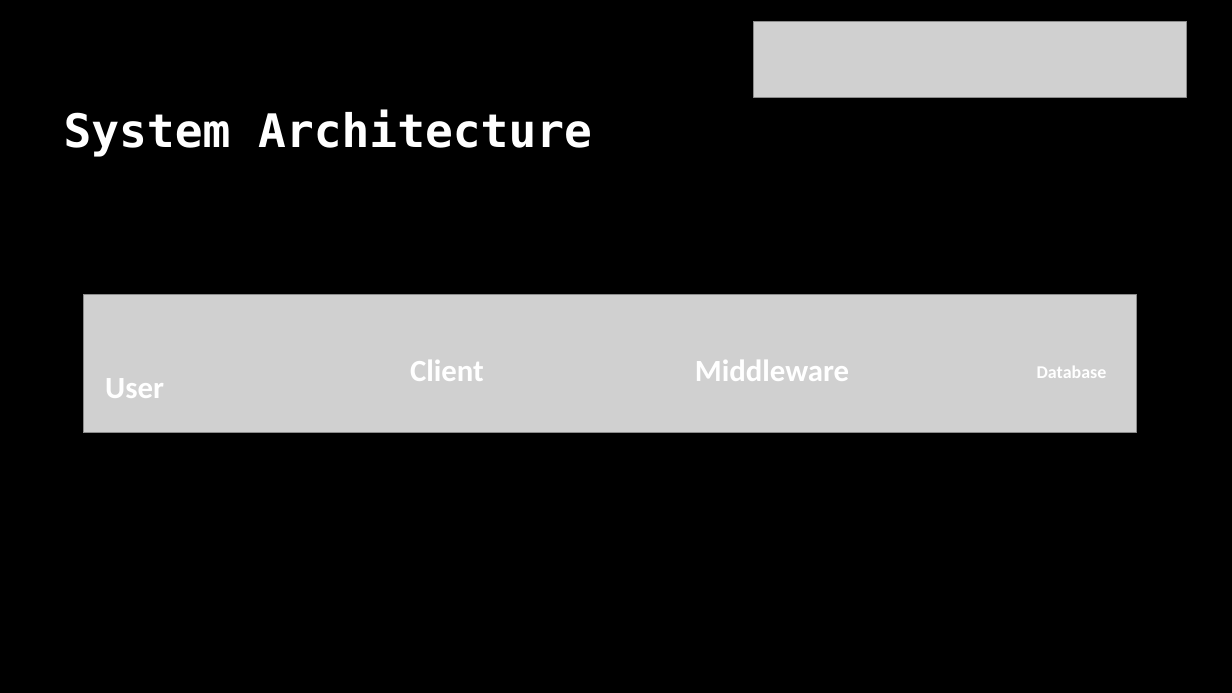
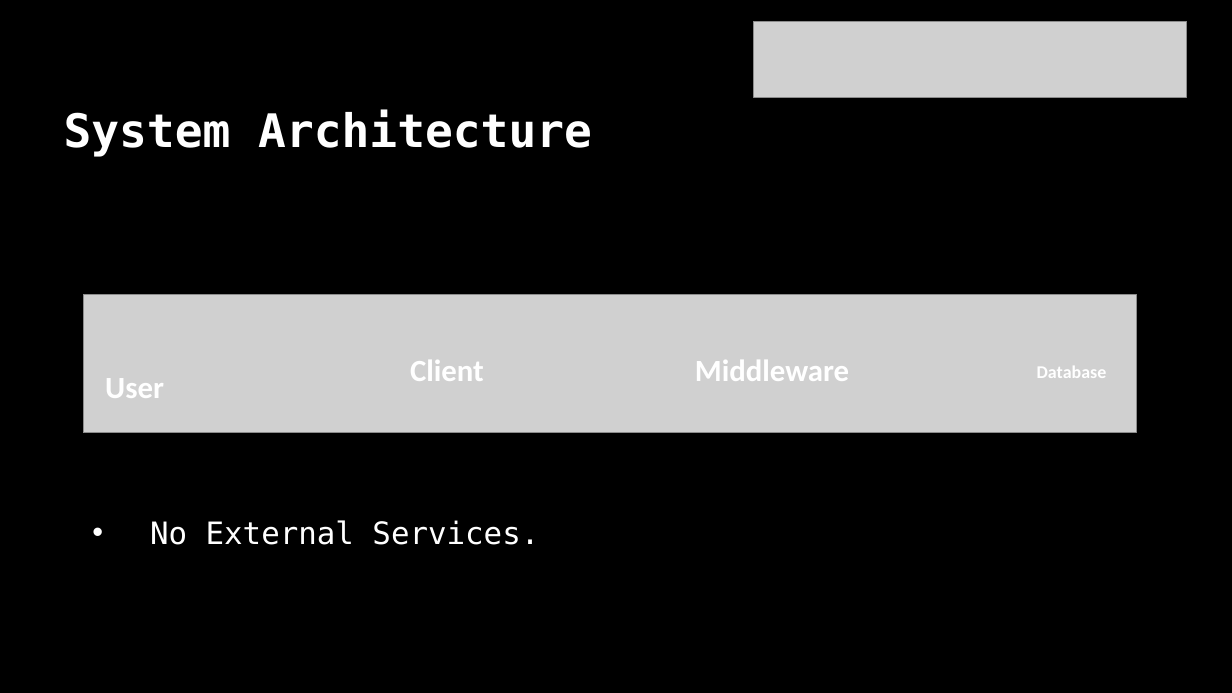
Before and after one commit to christophermcfadyen/glasgowrpg, a slide deck: slide 6 of chris pres.pptx. Drawn at 1232x693 pixels with LibreOffice and Linux fonts; fonts in the diff are those of the drawing; grey boxes stand for pictures. Boxes give left, top, right and bottom in pixels: in the first picture for what was removed or moved away, otherwise in the second. Text is boxed around its words. In the diff, an @@ line names an element or a change of style, - is before the commit and + after.

```diff
--- a/chris pres.pptx
+++ b/chris pres.pptx
@@ text added at (150, 520, 539, 545), 24 pt, text #FFFFFF @@
+• No External Services.
```
Also in this commit, not shown: 3 other slides changed.
